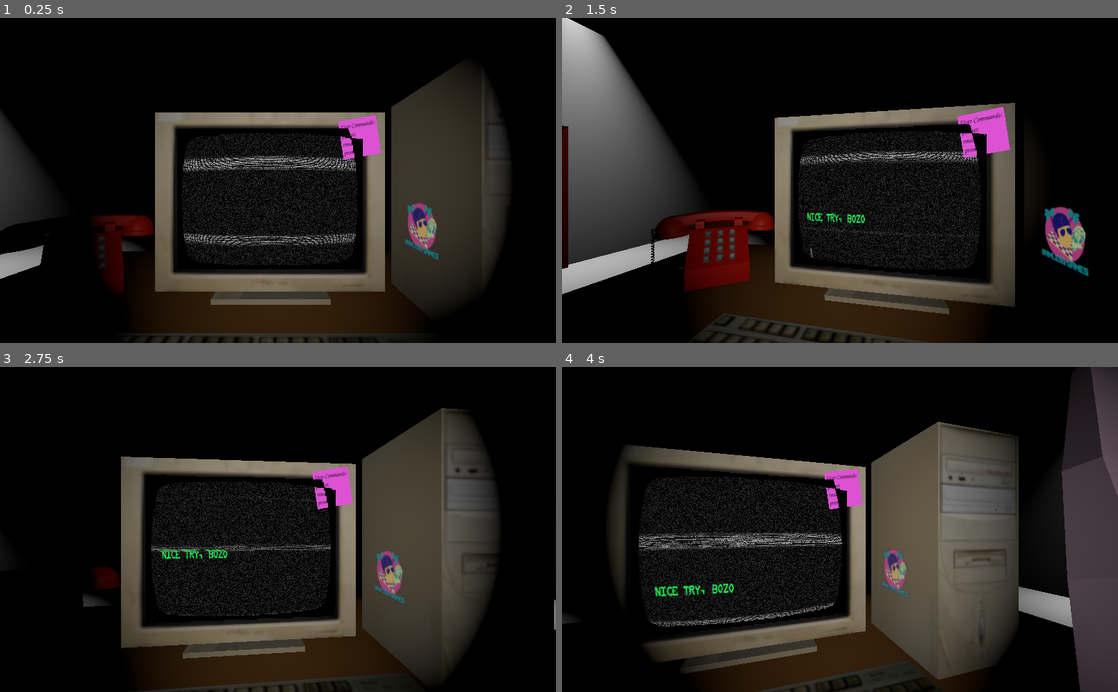
Above: before the commit, frames 1-4 (two rows, left to right).
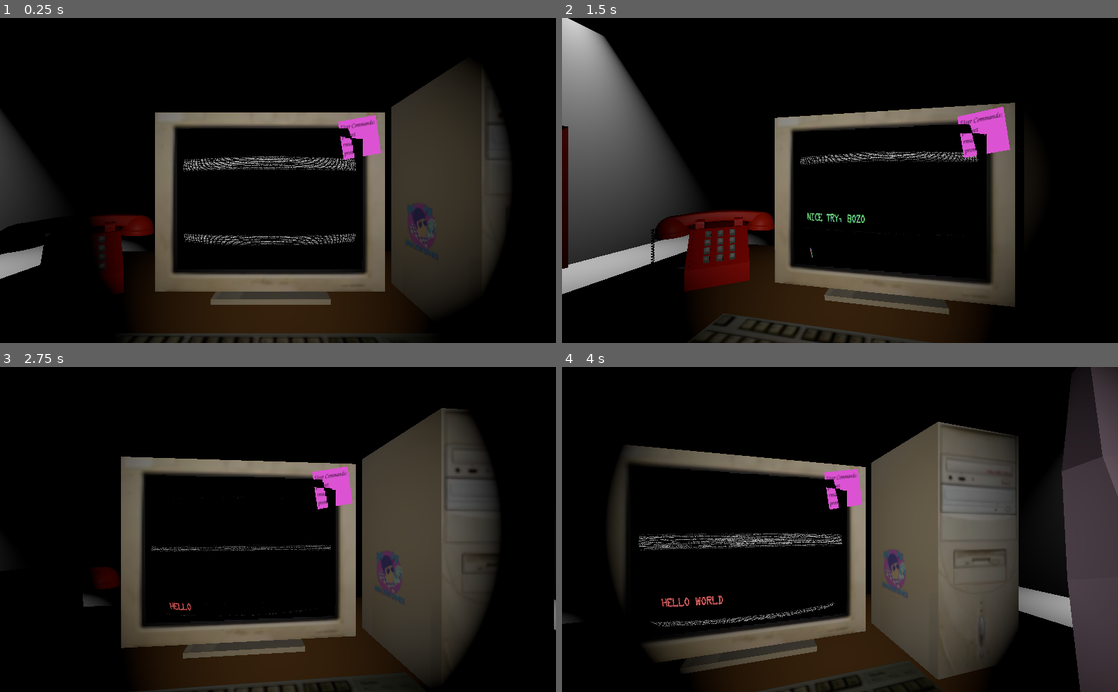
Above: after the commit, the same moments.

Repository: CtrlAltLeo/247support
Game: Godot game, scene res://scenes/main.tscn
The game is run twice, just before and just after one commit, with the same random seed, the same clock (stepped at 60 frames per second) and the same inputs. The engine's default icon, where the game draws it, is replaced by a stand-in: a white triangle on a blue panel in a dark square. Sound files missing from this copy of the repository are replaced by a short silence.
Inputs (mouse positions are in pixels of both pictures, inside the frame that each line leads up to):
- Up to frame 1 (0.25 s): no input
- Up to frame 2 (1.5 s): tap Enter (Enter) at 0.5, 0.6, 1.35 s; move the mouse to (962, 164) at 0.52 s; click (962, 164) at 0.67 s; move the mouse to (728, 196) at 1.27 s; click (728, 196) at 1.42 s
- Up to frame 3 (2.75 s): move the mouse to (333, 458) at 2.02 s; tap Enter (Enter) at 2.1 s; click (333, 458) at 2.17 s
- Up to frame 4 (4 s): move the mouse to (812, 594) at 2.77 s; tap Enter (Enter) at 2.85, 3.6 s; click (812, 594) at 2.92 s; move the mouse to (1006, 578) at 3.52 s; click (1006, 578) at 3.67 s

The runs differ from the first frame. In frame 1, 4.9% of the frame differs, in the area x 32-79%, y 35-77%; in frame 2, 5.8%; in frame 3, 5.2%; in frame 4, 5.9%, in the area x 13-63%, y 33-80%.

Commit message:
ANDY

Diff:
--- a/StoryScripts/Event.gd
+++ b/StoryScripts/Event.gd
@@ -4,7 +4,7 @@
 
 onready var EventManager = get_parent().get_parent()
 
-export (int, "phonecall", "task", "error", "light", "door", "manphoneTP", "manphoneRunBetween", "manphoneAddPath", "taskNoCall") var eventType
+export (int, "phonecall", "task", "error", "light", "door", "manphoneTP", "manphoneRunBetween", "manphoneAddPath", "taskNoCall", "andyLine", "andyStart") var eventType
 
 export (String) var phonecall_id
 export (int) var task_id
@@ -14,6 +14,8 @@
 
 export (int) var ManphoneTarget = 0
 export (int) var ManphoneCurrentLocation = 0
+
+export (String) var andyLine
 
 #Complext shit for manphone
 
@@ -38,5 +40,9 @@
 			EventManager.Manphone.add_to_path(ManphoneTarget)
 		8:
 			EventManager.new_task(task_id, true)
+		9:
+			EventManager.add_andy_line(andyLine)
+		10:
+			EventManager.start_andy()
 
 	queue_free()
--- a/StoryScripts/Trigger.gd
+++ b/StoryScripts/Trigger.gd
@@ -2,7 +2,7 @@
 
 var obj_id = "Trigger"
 
-export (String, "whack", "answerPhone", "hangupPhone", "command", "delay") var trigger
+export (String, "whack", "answerPhone", "hangupPhone", "command", "delay", "andyOver", "manphoneArrive") var trigger
 
 export (int) var delay_time
 
--- a/meta_scenes/EventHandler.gd
+++ b/meta_scenes/EventHandler.gd
@@ -68,9 +68,13 @@
 	else:
 		LightManager.off(id)
 
+func add_andy_line(text):
+	Terminal.add_andy_line(text)
+
+func start_andy():
+	Terminal.andy_start()
+
 func on_trigger_received(triggerName, cmd = []):
-
-	print(triggerName)
 
 	if get_child_count() == 0:
 		return
@@ -118,3 +122,11 @@
 
 func _on_Phone_answer_phone():
 	on_trigger_received("answerPhone")
+
+
+func _on_terminalInput_andyover():
+	on_trigger_received("andyOver")
+
+
+func _on_ManPhone_arrival():
+	on_trigger_received("manphoneArrive")
--- a/meta_scenes/keyboardSounds.gd
+++ b/meta_scenes/keyboardSounds.gd
@@ -9,10 +9,14 @@
 		if event.is_pressed():
 			return
 
+		sound()
+
+		return
+
+func sound():
 		var sound = AudioStreamPlayer.new()
 		sound.stream = kexsfx
 		sound.play(1.9)
 		sound.pitch_scale = rand_range(0.8, 1.2)
 		sound.connect("finished", sound, "queue_free")
 		add_child(sound)
-		return
--- a/models/Phone.tscn
+++ b/models/Phone.tscn
@@ -1,8 +1,9 @@
-[gd_scene load_steps=7 format=2]
+[gd_scene load_steps=8 format=2]
 
 [ext_resource path="res://models/phone/Phone.glb" type="PackedScene" id=1]
 [ext_resource path="res://orphaned_scripts/Phone.gd" type="Script" id=2]
 [ext_resource path="res://sounds/Phone Ringing.mp3" type="AudioStream" id=3]
+[ext_resource path="res://sounds/phoneDown.wav" type="AudioStream" id=4]
 
 [sub_resource type="Animation" id=2]
 length = 0.001
@@ -107,6 +108,9 @@
 wait_time = 2.0
 one_shot = true
 
+[node name="hangupNoise" type="AudioStreamPlayer" parent="." index="9"]
+stream = ExtResource( 4 )
+
 [connection signal="animation_finished" from="AnimationPlayer" to="." method="_on_AnimationPlayer_animation_finished"]
 [connection signal="finished" from="voice" to="." method="_on_voice_finished"]
 [connection signal="timeout" from="rering_timer" to="." method="_on_rering_timer_timeout"]
--- a/orphaned_scripts/DATA.gd
+++ b/orphaned_scripts/DATA.gd
@@ -25,6 +25,7 @@
 	"night1-1":"res://sounds/non-task-voices/night1-1.mp3",
 	"night1-2":"res://sounds/non-task-voices/night1-2.mp3",
 	"prank1":"res://sounds/non-task-voices/prank1.mp3",
-	"prank2":"res://sounds/non-task-voices/prank2.mp3"
+	"prank2":"res://sounds/non-task-voices/prank2.mp3",
+	"breathing":"res://sounds/breathing.mp3"
 
 }
--- a/orphaned_scripts/Phone.gd
+++ b/orphaned_scripts/Phone.gd
@@ -61,6 +61,7 @@
 	phone_active = false
 	emit_signal("end_call")
 	$voice.stop()
+	$hangupNoise.play(0.38)
 
 
 func _on_AnimationPlayer_animation_finished(anim_name):
--- a/scenes/ManPhone.gd
+++ b/scenes/ManPhone.gd
@@ -60,7 +60,7 @@
 		var dir = Vector3()
 
 		if path.size() == 0:
-			dir = (get_pathnode(targetLocation).translation - get_pathnode(currentLocation)).normalized()
+			dir = (get_pathnode(targetLocation).translation - get_pathnode(currentLocation).translation).normalized()
 
 			if Character.translation.distance_to($pathNodes.get_child(targetLocation).translation) < 1:
 				currentLocation = targetLocation
@@ -75,7 +75,7 @@
 				if path[0] == targetLocation:
 					currentLocation = targetLocation
 					path.clear()
-					emit_signal("pathover")
+					emit_signal("arrival")
 					$manphone1/footsteps.stop()
 				else:
 					currentLocation = path[0]
--- a/scenes/main.tscn
+++ b/scenes/main.tscn
@@ -74,7 +74,7 @@
 shader_param/static_noise_intensity = 0.035
 shader_param/aberration = 0.03
 shader_param/brightness = 1.4
-shader_param/discolor = false
+shader_param/discolor = true
 shader_param/warp_amount = 1.0
 shader_param/clip_warp = false
 shader_param/vignette_intensity = 0.4
@@ -140,6 +140,7 @@
 render_target_update_mode = 3
 
 [node name="terminalInput" parent="TerminalStack/ViewportContainer/Viewport" instance=ExtResource( 3 )]
+can_type = true
 
 [node name="Sprite" type="Sprite" parent="TerminalStack/ViewportContainer/Viewport/terminalInput"]
 material = SubResource( 3 )
@@ -275,8 +276,9 @@
 
 [node name="brimsticker" type="Sprite3D" parent="Objects/StaticOffice"]
 transform = Transform( 0.10526, 0, 0, 0, 0.10526, 0, 0, 0, 1, 0.439146, 0.711665, -1.2532 )
-modulate = Color( 0.792157, 0.776471, 0.603922, 1 )
+generate_lightmap = false
 opacity = 0.8
+shaded = true
 texture = ExtResource( 26 )
 
 [node name="EntryManager" parent="Objects" instance=ExtResource( 19 )]
@@ -312,68 +314,99 @@
 LightManagerPath = NodePath("../Objects/LightManager")
 ManphonePath = NodePath("../ManPhone")
 
-[node name="delay1" parent="EventHandler" instance=ExtResource( 27 )]
+[node name="delay" parent="EventHandler" instance=ExtResource( 27 )]
 trigger = "delay"
-delay_time = 5
-
-[node name="phone1" parent="EventHandler/delay1" instance=ExtResource( 28 )]
-phonecall_id = "night1-1"
-
-[node name="stink" parent="EventHandler/delay1" instance=ExtResource( 28 )]
-eventType = 8
-phonecall_id = "night1-1"
-
-[node name="stinkCmd" parent="EventHandler" instance=ExtResource( 27 )]
-cmd = "psreset"
-arg = "stink"
-
-[node name="smallDelay" parent="EventHandler" instance=ExtResource( 27 )]
-trigger = "delay"
-
-[node name="phone2" parent="EventHandler/smallDelay" instance=ExtResource( 28 )]
-phonecall_id = "night1-2"
+
+[node name="Event" parent="EventHandler/delay" instance=ExtResource( 28 )]
+eventType = 9
+andyLine = "Hello World"
+
+[node name="Event2" parent="EventHandler/delay" instance=ExtResource( 28 )]
+eventType = 9
+andyLine = "My name is Andy."
+
+[node name="Event3" parent="EventHandler/delay" instance=ExtResource( 28 )]
+eventType = 9
+andyLine = "I used to work here, like you."
+
+[node name="Event4" parent="EventHandler/delay" instance=ExtResource( 28 )]
+eventType = 9
+andyLine = "Something bad happened."
+
+[node name="Event6" parent="EventHandler/delay" instance=ExtResource( 28 )]
+eventType = 9
+andyLine = "I'd like to tell you more."
+
+[node name="Event7" parent="EventHandler/delay" instance=ExtResource( 28 )]
+eventType = 9
+andyLine = "Do you trust me?"
+
+[node name="Event8" parent="EventHandler/delay" instance=ExtResource( 28 )]
+eventType = 9
+andyLine = "Can I trust you?"
+
+[node name="Event9" parent="EventHandler/delay" instance=ExtResource( 28 )]
+eventType = 9
+andyLine = "I guess we'll find out."
+
+[node name="Event10" parent="EventHandler/delay" instance=ExtResource( 28 )]
+eventType = 9
+andyLine = "I have to go."
+
+[node name="Event11" parent="EventHandler/delay" instance=ExtResource( 28 )]
+eventType = 9
+andyLine = "Stay Absolutely Still when he's here."
+
+[node name="Event5" parent="EventHandler/delay" instance=ExtResource( 28 )]
+eventType = 10
+andyLine = "F BOmb"
+
+[node name="Trigger" parent="EventHandler" instance=ExtResource( 27 )]
+trigger = "andyOver"
+
+[node name="Event" parent="EventHandler/Trigger" instance=ExtResource( 28 )]
+eventType = 4
+objectState = true
 
 [node name="delay2" parent="EventHandler" instance=ExtResource( 27 )]
 trigger = "delay"
-delay_time = 15
-
-[node name="task1" parent="EventHandler/delay2" instance=ExtResource( 28 )]
-eventType = 1
-task_id = 1
-
-[node name="toenaoi" parent="EventHandler" instance=ExtResource( 27 )]
-delay_time = 10
-cmd = "psreset"
-arg = "toenail1234"
-
-[node name="lightoff" parent="EventHandler/toenaoi" instance=ExtResource( 28 )]
+delay_time = 3
+
+[node name="Event" parent="EventHandler/delay2" instance=ExtResource( 28 )]
 eventType = 3
-
-[node name="lightoff2" parent="EventHandler/toenaoi" instance=ExtResource( 28 )]
+phonecall_id = "breathing"
+
+[node name="Event2" parent="EventHandler/delay2" instance=ExtResource( 28 )]
 eventType = 3
+phonecall_id = "breathing"
 side = 1
 
-[node name="dooropenL" parent="EventHandler/toenaoi" instance=ExtResource( 28 )]
+[node name="Event3" parent="EventHandler/delay2" instance=ExtResource( 28 )]
 eventType = 4
-objectState = true
-
-[node name="delay4" parent="EventHandler" instance=ExtResource( 27 )]
-trigger = "delay"
-delay_time = 3
-cmd = "psreset"
-arg = "toenail123"
-
-[node name="lightoff3" parent="EventHandler/delay4" instance=ExtResource( 28 )]
-eventType = 3
-objectState = true
-
-[node name="lightoff4" parent="EventHandler/delay4" instance=ExtResource( 28 )]
-eventType = 3
+phonecall_id = "breathing"
 side = 1
 objectState = true
 
-[node name="error" parent="EventHandler/delay4" instance=ExtResource( 28 )]
-eventType = 2
+[node name="phoneMove" parent="EventHandler" instance=ExtResource( 27 )]
+trigger = "delay"
+delay_time = 4
+
+[node name="Event3" parent="EventHandler/phoneMove" instance=ExtResource( 28 )]
+eventType = 5
+
+[node name="Event" parent="EventHandler/phoneMove" instance=ExtResource( 28 )]
+eventType = 7
+ManphoneTarget = 2
+
+[node name="Event2" parent="EventHandler/phoneMove" instance=ExtResource( 28 )]
+eventType = 7
+ManphoneTarget = 1
+
+[node name="manArrive" parent="EventHandler" instance=ExtResource( 27 )]
+trigger = "manphoneArrive"
+
+[node name="Event" parent="EventHandler/manArrive" instance=ExtResource( 28 )]
+phonecall_id = "breathing"
 
 [node name="ManPhone" parent="." instance=ExtResource( 20 )]
 EntryManagerPath = NodePath("../Objects/EntryManager")
@@ -420,6 +453,7 @@
 unit_db = -10.0
 autoplay = true
 
+[connection signal="andyover" from="TerminalStack/ViewportContainer/Viewport/terminalInput" to="EventHandler" method="_on_terminalInput_andyover"]
 [connection signal="command" from="TerminalStack/ViewportContainer/Viewport/terminalInput" to="TerminalStack/CommandProcessor" method="_on_terminalInput_command"]
 [connection signal="command" from="TerminalStack/CommandProcessor" to="EventHandler" method="_on_CommandProcessor_command"]
 [connection signal="print_terminal" from="TerminalStack/CommandProcessor" to="TerminalStack/ViewportContainer/Viewport/terminalInput" method="append_history"]
@@ -433,6 +467,7 @@
 [connection signal="answer_phone" from="Objects/Phone" to="EventHandler" method="_on_Phone_answer_phone"]
 [connection signal="clicked" from="Objects/Phone/clickableArea" to="Objects/Phone" method="_on_clickableArea_clicked"]
 [connection signal="clicked" from="Objects/Phone/clickableArea" to="EventHandler" method="_on_clickableArea_clicked"]
+[connection signal="arrival" from="ManPhone" to="EventHandler" method="_on_ManPhone_arrival"]
 
 [editable path="TerminalStack/CommandProcessor"]
 [editable path="Objects/arm"]
--- /dev/null
+++ b/terminal/Andy/AndyText.gd
@@ -0,0 +1,54 @@
+extends Control
+
+
+var text_queue = []
+signal typing_over
+var history_lines = 0
+
+func add_line(line):
+	text_queue.append(line)
+
+
+func append_history():
+	history_lines += 1
+	$History.text += '\n' + $Entry.text
+
+	if history_lines > 7:
+		var newText = $History.text.split('\n')
+		newText.remove(0)
+		newText.remove(0)
+		$History.text = ""
+		for text in newText:
+			$History.text += '\n' + text
+
+
+
+func start_typing():
+	if text_queue.size() == 0:
+		$EndConvo.start()
+		return
+	$Entry.text = text_queue[0]
+	$Entry.visible_characters = 0
+	$canSeeTimer.start()
+	text_queue.pop_front()
+
+
+
+func _on_canSeeTimer_timeout():
+	if $Entry.visible_characters > $Entry.text.length():
+		append_history()
+		$Entry.text = ""
+		start_typing()
+		return
+
+	$Entry.visible_characters += 1
+	$canSeeTimer.wait_time = rand_range(0.08, 0.2)
+	$keyboardSounds.sound()
+	$canSeeTimer.start()
+
+
+
+func _on_EndConvo_timeout():
+	emit_signal("typing_over")
+	$History.text = ""
+	$Entry.text = ""
--- /dev/null
+++ b/terminal/Andy/AndyText.tscn
@@ -0,0 +1,38 @@
+[gd_scene load_steps=4 format=2]
+
+[ext_resource path="res://terminal/Andy/andyTheme.tres" type="Theme" id=1]
+[ext_resource path="res://terminal/Andy/AndyText.gd" type="Script" id=2]
+[ext_resource path="res://meta_scenes/keyboardSounds.tscn" type="PackedScene" id=3]
+
+[node name="AndyText" type="Control"]
+anchor_right = 1.0
+anchor_bottom = 1.0
+theme = ExtResource( 1 )
+script = ExtResource( 2 )
+
+[node name="History" type="Label" parent="."]
+margin_left = 95.4882
+margin_right = 1029.49
+margin_bottom = 523.0
+custom_colors/font_color = Color( 1, 0, 0, 1 )
+valign = 2
+
+[node name="Entry" type="Label" parent="."]
+margin_left = 90.6371
+margin_top = 522.556
+margin_right = 948.637
+margin_bottom = 599.556
+custom_colors/font_color = Color( 1, 0, 0, 1 )
+
+[node name="canSeeTimer" type="Timer" parent="."]
+wait_time = 0.1
+one_shot = true
+
+[node name="keyboardSounds" parent="." instance=ExtResource( 3 )]
+
+[node name="EndConvo" type="Timer" parent="."]
+wait_time = 3.0
+one_shot = true
+
+[connection signal="timeout" from="canSeeTimer" to="." method="_on_canSeeTimer_timeout"]
+[connection signal="timeout" from="EndConvo" to="." method="_on_EndConvo_timeout"]
--- /dev/null
+++ b/terminal/Andy/andyTheme.tres
@@ -0,0 +1,12 @@
+[gd_resource type="Theme" load_steps=3 format=2]
+
+[ext_resource path="res://mfbee/data-latin.ttf" type="DynamicFontData" id=1]
+
+[sub_resource type="DynamicFont" id=6]
+size = 52
+outline_size = 3
+outline_color = Color( 0, 0, 0, 1 )
+font_data = ExtResource( 1 )
+
+[resource]
+default_font = SubResource( 6 )
--- /dev/null
+++ b/terminal/Andy/terminalTheme.tres
@@ -0,0 +1,11 @@
+[gd_resource type="Theme" load_steps=3 format=2]
+
+[ext_resource path="res://mfbee/data-latin.ttf" type="DynamicFontData" id=1]
+
+[sub_resource type="DynamicFont" id=6]
+size = 52
+outline_color = Color( 0.360784, 0.960784, 0.054902, 1 )
+font_data = ExtResource( 1 )
+
+[resource]
+default_font = SubResource( 6 )
--- a/terminal/CommandProcessor.gd
+++ b/terminal/CommandProcessor.gd
@@ -9,8 +9,6 @@
 
 	for child in self.get_children():
 		commands.append(child.keyword)
-
-	print(commands)
 
 func _on_terminalInput_command(text):
 	text = text.to_lower()
--- a/terminal/terminal.tscn
+++ b/terminal/terminal.tscn
@@ -2,23 +2,18 @@
 
 [ext_resource path="res://terminal/terminalInput.gd" type="Script" id=1]
 [ext_resource path="res://mfbee/mfbee.mp3" type="AudioStream" id=2]
-[ext_resource path="res://mfbee/data-latin.ttf" type="DynamicFontData" id=3]
+[ext_resource path="res://terminal/Andy/AndyText.tscn" type="PackedScene" id=3]
 [ext_resource path="res://images/BSOD_JPG-699699462.jpg" type="Texture" id=4]
 [ext_resource path="res://sounds/erro.mp3" type="AudioStream" id=5]
 [ext_resource path="res://meta_scenes/keyboardSounds.tscn" type="PackedScene" id=6]
-
-[sub_resource type="DynamicFont" id=6]
-size = 52
-outline_color = Color( 0.360784, 0.960784, 0.054902, 1 )
-font_data = ExtResource( 3 )
-
-[sub_resource type="Theme" id=7]
-default_font = SubResource( 6 )
+[ext_resource path="res://terminal/Andy/terminalTheme.tres" type="Theme" id=7]
 
 [sub_resource type="StyleBoxEmpty" id=4]
 
 [sub_resource type="Theme" id=5]
 TextEdit/styles/normal = SubResource( 4 )
+
+[sub_resource type="StyleBoxEmpty" id=8]
 
 [sub_resource type="Theme" id=1]
 
@@ -29,8 +24,9 @@
 margin_top = -1.05945
 margin_right = 1.05945
 margin_bottom = -1.05945
-theme = SubResource( 7 )
+theme = ExtResource( 7 )
 script = ExtResource( 1 )
+can_type = false
 
 [node name="TextEdit" type="TextEdit" parent="."]
 margin_left = 68.0
@@ -40,6 +36,7 @@
 theme = SubResource( 5 )
 custom_colors/font_color = Color( 0.0196078, 0.984314, 0.12549, 1 )
 custom_colors/word_highlighted_color = Color( 0.305882, 0.854902, 0.129412, 1 )
+custom_styles/read_only = SubResource( 8 )
 context_menu_enabled = false
 shortcut_keys_enabled = false
 selecting_enabled = false
@@ -74,4 +71,7 @@
 
 [node name="keyboardSounds" parent="." instance=ExtResource( 6 )]
 
+[node name="AndyText" parent="." instance=ExtResource( 3 )]
+
 [connection signal="timeout" from="Timer" to="." method="_on_Timer_timeout"]
+[connection signal="typing_over" from="AndyText" to="." method="_on_AndyText_typing_over"]
--- a/terminal/terminalInput.gd
+++ b/terminal/terminalInput.gd
@@ -5,6 +5,9 @@
 onready var history = $history
 
 signal command(text)
+signal andyover
+
+export var can_type = true
 
 var test = ["Sweet","little","bumblee,","I","know","what","you","what","from","me,","do","pa","do","pa","do","da,","daa","do","pa","do","pa","do","da","daa"]
 var between_time = [.5,.5,.1,.2, .3, .2, .2 , .4, .4, .2, .2,.2,.2,.2,.3,.5,.2, .2, .2, .2, .2, .3, .4]
@@ -17,7 +20,10 @@
 func _ready():
 	$TextEdit.grab_focus()
 
+
 func _process(delta):
+
+	$TextEdit.readonly = !can_type
 
 
 	if Input.is_action_just_pressed("Enter"):
@@ -44,6 +50,10 @@
 	history.text = ""
 
 func append_history(t, newline = false):
+
+	if can_type == false:
+		return
+
 	history.text += t
 
 	if newline:
@@ -96,3 +106,24 @@
 	clear_history()
 	clear_input()
 	insult()
+
+func no_input():
+	can_type = false
+	clear_history()
+	clear_input()
+
+func allow_input():
+	can_type = true
+
+func add_andy_line(text):
+	$AndyText.add_line(text)
+
+func andy_start():
+	$AndyText.start_typing()
+	no_input()
+
+
+func _on_AndyText_typing_over():
+	emit_signal("andyover")
+	allow_input()
+	start_error()
Not shown, added: sounds/breathing.mp3.import
Not shown, added: sounds/phoneDown.wav.import
Not shown, added: sounds/breathing.mp3
Not shown, added: sounds/phoneDown.wav
